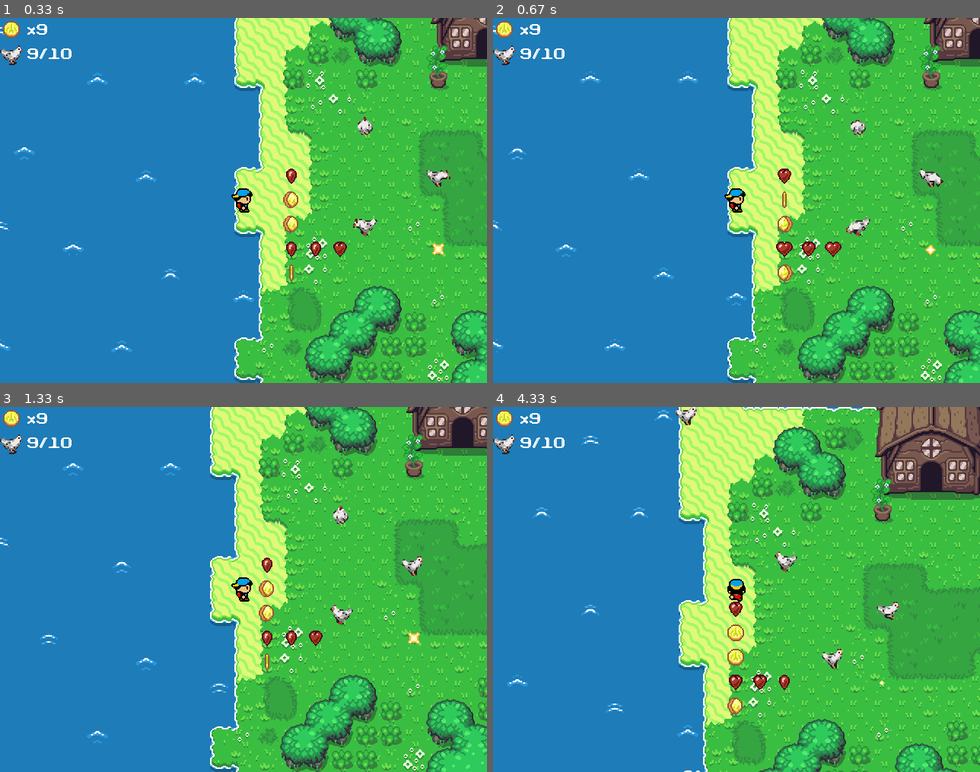
Above: before the commit, frames 1-4 (two rows, left to right).
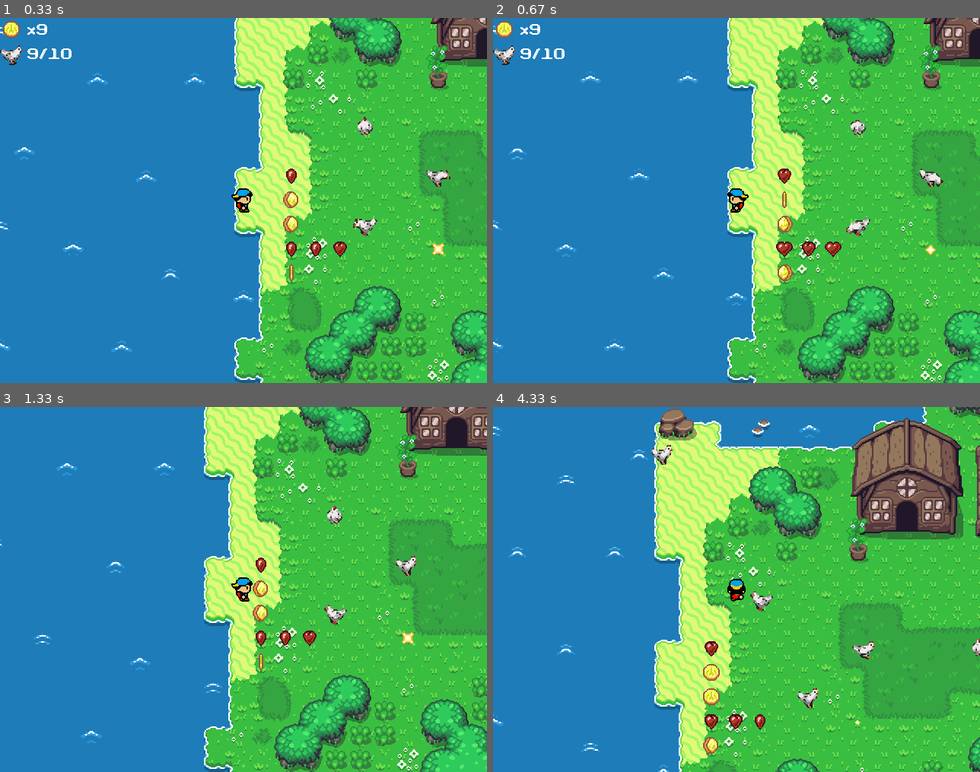
Above: after the commit, the same moments.

Repository: pitkanenlauri/questoffununlimited
Game: pygame game, started from quest/main.py
Two runs of this game, one before a commit and one after it. Both use one fixed random seed, a clock stepped at 60 frames per second and the inputs below.
Inputs:
- Up to frame 1 (0.33 s): no input
- Up to frame 2 (0.67 s): tap A at 0.33 s
- Up to frame 3 (1.33 s): hold Tab 0.67-1.13 s; hold Right 0.67-1.13 s; hold Q from 1.17 s (still down); hold D from 1.17 s (still down)
- Up to frame 4 (4.33 s): release Q at 1.63 s; release D at 1.63 s; hold Right 1.67-2.13 s; hold W 2.17-2.47 s; hold Up 2.5-2.87 s; hold Tab 2.9-3.2 s; hold W 2.9-3.2 s; hold Q 3.23-3.53 s; hold W 3.57-3.87 s; hold Up 3.9-4.27 s

Frame 1 is identical in both runs. In frame 2, less than 0.1% of the frame differs, in the area x 47-53%, y 47-54%; in frame 3, 24%; in frame 4, 43%, in the area x 0-100%, y 0-100%.

Commit message:
Inventory show/hide and WASD support on player movement.

Diff:
--- a/quest/sprites.py
+++ b/quest/sprites.py
@@ -203,8 +203,7 @@
 
     def update(self, keys, dt):
         self.blockers = self.set_blockers()
-        self.keys = keys
-        self.check_for_input()
+        self.check_for_input(keys)
         self.dt = dt
         action_function = self.action_dict[self.action]
         action_function()
@@ -214,15 +213,15 @@
         elif keys[pg.K_LCTRL]:
             self.speed = 1
 
-    def check_for_input(self):
+    def check_for_input(self, keys):
         if self.action == 'resting':
-            if self.keys[pg.K_UP]:
+            if keys[pg.K_UP] or keys[pg.K_w]:
                 self.begin_moving('up')
-            elif self.keys[pg.K_DOWN]:
+            elif keys[pg.K_DOWN] or keys[pg.K_s]:
                 self.begin_moving('down')
-            elif self.keys[pg.K_LEFT]:
+            elif keys[pg.K_LEFT] or keys[pg.K_a]:
                 self.begin_moving('left')
-            elif self.keys[pg.K_RIGHT]:
+            elif keys[pg.K_RIGHT] or keys[pg.K_d]:
                 self.begin_moving('right')
 
 
--- a/quest/states.py
+++ b/quest/states.py
@@ -19,6 +19,7 @@
     def start_up(self, game_data):
         self.game_data = game_data
         self.state = 'normal'
+        self.show_inventory = True
 
         self.tmx_renderer = Renderer(self.tmx_map)
         self.map_image = self.tmx_renderer.render_map()
@@ -119,6 +120,7 @@
         self.handle_collisions()
         self.camera.update(self.player.rect)
         self.map_objects.update()
+        self.check_key_actions(keys)
         self.update_window(window)
         self.check_for_portals()
 
@@ -133,7 +135,8 @@
         for sprite in self.sprites:
             window.blit(sprite.image, self.camera.apply(sprite.rect))
 
-        self.draw_inventory(window)
+        if self.show_inventory:
+            self.draw_inventory(window)
 
         new = pg.transform.scale2x(window)
         window.blit(new, (0, 0))
@@ -194,3 +197,9 @@
                 str(inventory['chickens']['max']), True, c.WHITE)
             window.blit(chickens_catched, (tw + x, (i * tw) + y))
             i += 1
+
+    def check_key_actions(self, keys):
+        if keys[pg.K_TAB]:
+            self.show_inventory = True
+        if keys[pg.K_q]:
+            self.show_inventory = False
